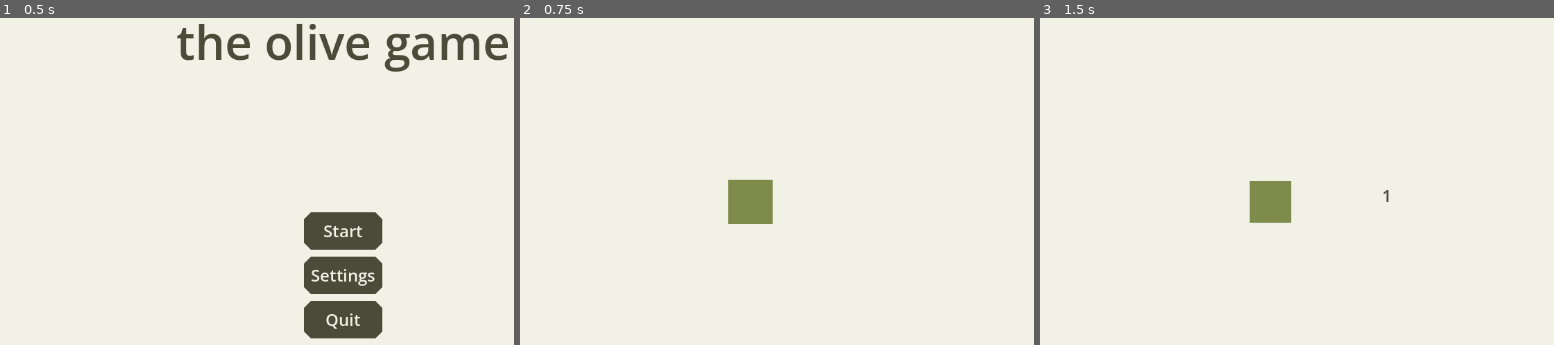
Above: before the commit, frames 1-3 (left to right).
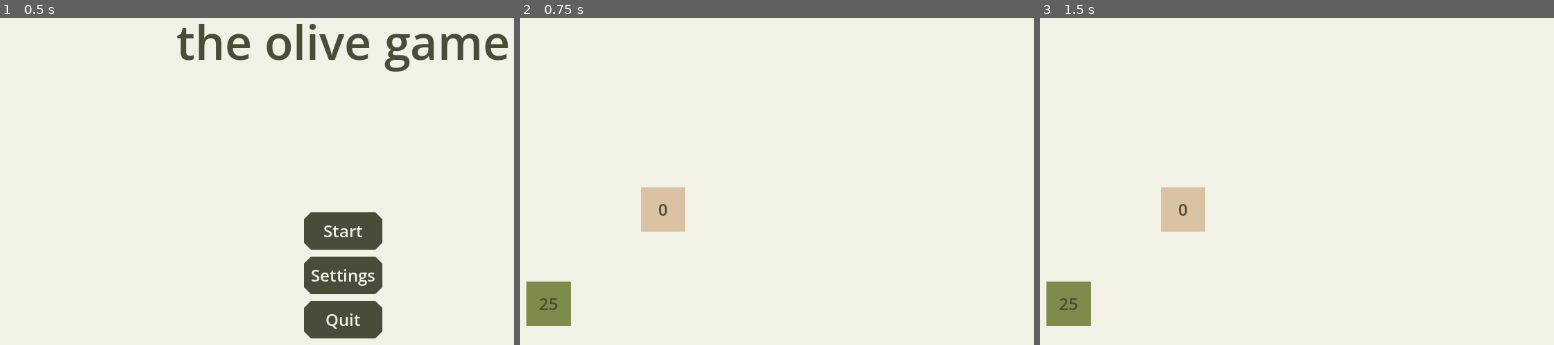
Above: after the commit, the same moments.

Repository: AntonioDell/mini-jam-203
Game: Godot game, scene res://main.tscn
The game is run twice, just before and just after one commit, with the same random seed, the same clock (stepped at 60 frames per second) and the same inputs.
Inputs (mouse positions are in pixels of both pictures, inside the frame that each line leads up to):
- Up to frame 1 (0.5 s): no input
- Up to frame 2 (0.75 s): click "Start" at 0.5 s
- Up to frame 3 (1.5 s): tap Enter at 1.25 s; move the mouse to (1271, 201) at 1.27 s; click (1271, 201) at 1.42 s

Frame 1 is identical in both runs. In frame 2, 3.6% of the frame differs, in the area x 1-50%, y 49-95%; in frame 3, 3.5%.

Commit message:
Add save game state for holder resources

Diff:
--- /dev/null
+++ b/globals/global_error_handler.gd
@@ -0,0 +1,6 @@
+extends Node
+
+
+func handle_error(source: Node, message: String):
+	push_error("Error in %s: %s" % [source.name, message])
+	get_tree().quit(1)
--- a/global_save_game_controller.gd
+++ b/globals/global_save_game_controller.gd
@@ -5,14 +5,16 @@
 
 
 const SAVE_GAME_PATH = "user://savegamedata.tres"
-
+const DEBUG_RESET_SAVE_GAME = false
 
 @export var save_game_data: SaveGameData
 
 
 func save():
 	var err := ResourceSaver.save(save_game_data, SAVE_GAME_PATH)
-	print("Save status: %s" % err)
+	if err != OK:
+		GlobalErrorHandler.handle_error(self, "Failed to save game with error %s" % err)
+	print("Game saved")
 
 
 func _ready():
@@ -24,9 +26,13 @@
 	game_loaded.emit(save_game_data)
 
 func _load_save_game() -> bool:
+	if DEBUG_RESET_SAVE_GAME:
+		return false
 	if ResourceLoader.exists(SAVE_GAME_PATH, "SaveGameData"):
-		print("Resource exists, loading...")
+		print("Saved game exists, loading...")
 		save_game_data = ResourceLoader.load(SAVE_GAME_PATH, "SaveGameData")
-		print("Loaded:\n'%s'" % JSON.stringify(save_game_data.settings_data))
 		return true
 	return false
+
+func _exit_tree():
+	save()
--- a/holder_resource.gd
+++ b/holder_resource.gd
@@ -2,11 +2,11 @@
 extends Resource
 
 
-signal amount_changed(value: int)
+signal amount_changed(new_value: int)
 signal amount_change_failed
 
 
-@export var amount: int = 20:
+@export var amount: int = 0:
 	set(value):
 		amount = value
 		amount_changed.emit(amount)
--- a/level.tscn
+++ b/level.tscn
@@ -4,7 +4,7 @@
 [ext_resource type="PackedScene" uid="uid://b4b7cvlcguvof" path="res://olive_collection/olive_collection_controller.tscn" id="2_0b4ue"]
 [ext_resource type="PackedScene" uid="uid://dl4d6w6yy6jvs" path="res://olive_collection/olive_tree.tscn" id="2_vonw3"]
 [ext_resource type="Script" uid="uid://dr2xkieskyly1" path="res://holder_resource.gd" id="3_oi3di"]
-[ext_resource type="PackedScene" uid="uid://dnhpqe5uidffi" path="res://olive_collection/olive_destination.tscn" id="5_f2txt"]
+[ext_resource type="PackedScene" uid="uid://dnhpqe5uidffi" path="res://olive_collection/olive_transporter.tscn" id="5_f2txt"]
 
 [sub_resource type="Gradient" id="Gradient_f2txt"]
 offsets = PackedFloat32Array(0.8429561)
@@ -15,7 +15,12 @@
 width = 1152
 height = 648
 
-[sub_resource type="Resource" id="Resource_oi3di"]
+[sub_resource type="Resource" id="Resource_1ainy"]
+script = ExtResource("3_oi3di")
+amount = 25
+metadata/_custom_type_script = "uid://dr2xkieskyly1"
+
+[sub_resource type="Resource" id="Resource_f2txt"]
 script = ExtResource("3_oi3di")
 metadata/_custom_type_script = "uid://dr2xkieskyly1"
 
@@ -27,10 +32,12 @@
 centered = false
 
 [node name="OliveCollectionController" parent="." unique_id=1931790365 instance=ExtResource("2_0b4ue")]
+destination_max_amount = 10
 
 [node name="OliveTreePlacement" parent="." unique_id=1680221023 instance=ExtResource("2_vonw3")]
-position = Vector2(413, 352)
-olives = SubResource("Resource_oi3di")
+position = Vector2(122, 499)
+olives = SubResource("Resource_1ainy")
 
-[node name="OliveDestination" parent="." unique_id=1043901175 instance=ExtResource("5_f2txt")]
-position = Vector2(574, 326)
+[node name="OliveTransporter" parent="." unique_id=1043901175 instance=ExtResource("5_f2txt")]
+position = Vector2(287, 363)
+olives = SubResource("Resource_f2txt")
--- /dev/null
+++ b/olive_collection/holder_resource_save_game.gd
@@ -0,0 +1,16 @@
+extends Node
+
+
+signal holder_resource_loaded(holder_resource: HolderResource)
+
+
+func register_holder_resource(node_name: String, initial_holder_resource: HolderResource) -> HolderResource:
+	var state = GlobalSaveGameController.save_game_data.game_state
+	if node_name in state:
+		print("wow")
+		holder_resource_loaded.emit(state[node_name])
+	else:
+		state[node_name] = initial_holder_resource
+	state[node_name].amount_changed.connect(func(_x): GlobalSaveGameController.save())
+
+	return state[node_name]
--- /dev/null
+++ b/olive_collection/holder_resource_save_game.tscn
@@ -0,0 +1,6 @@
+[gd_scene format=3 uid="uid://begi2xobvn5km"]
+
+[ext_resource type="Script" uid="uid://cnuxh17l3df5l" path="res://olive_collection/holder_resource_save_game.gd" id="1_dkhru"]
+
+[node name="HolderResourceSaveGame" type="Node" unique_id=1430807298]
+script = ExtResource("1_dkhru")
--- a/olive_collection/olive_destination.tscn
+++ /dev/null
@@ -1,20 +0,0 @@
-[gd_scene format=3 uid="uid://dnhpqe5uidffi"]
-
-[ext_resource type="Script" uid="uid://d25361r47iv7p" path="res://olive_collection/olive_destination.gd" id="1_d1ety"]
-[ext_resource type="Script" uid="uid://dr2xkieskyly1" path="res://holder_resource.gd" id="2_hm4kd"]
-[ext_resource type="Theme" uid="uid://cnjgl72dvtjf4" path="res://theme.tres" id="3_rwybj"]
-
-[sub_resource type="Resource" id="Resource_1legf"]
-script = ExtResource("2_hm4kd")
-amount = 0
-metadata/_custom_type_script = "uid://dr2xkieskyly1"
-
-[node name="OliveDestination" type="Node2D" unique_id=1043901175]
-script = ExtResource("1_d1ety")
-olives = SubResource("Resource_1legf")
-
-[node name="Label" type="RichTextLabel" parent="." unique_id=1539593498]
-offset_right = 40.0
-offset_bottom = 23.0
-theme = ExtResource("3_rwybj")
-fit_content = true
--- a/olive_collection/olive_destination.gd
+++ b/olive_collection/olive_transporter.gd
@@ -3,6 +3,10 @@
 @export var olives: HolderResource
 
 func _ready():
+	olives = $OlivesSaveGame.register_holder_resource(name, olives)
 	var controller: OliveCollectionController = get_tree().get_first_node_in_group("OliveCollectionController")
 	controller.register_desitnation(olives)
-	olives.amount_changed.connect(func(amount): $Label.text = str(amount))
+	_setup_children()
+
+func _setup_children():
+	$OliveTransporterView.setup(olives)
--- /dev/null
+++ b/olive_collection/olive_transporter.tscn
@@ -0,0 +1,14 @@
+[gd_scene format=3 uid="uid://dnhpqe5uidffi"]
+
+[ext_resource type="Script" uid="uid://d25361r47iv7p" path="res://olive_collection/olive_transporter.gd" id="1_d1ety"]
+[ext_resource type="PackedScene" uid="uid://begi2xobvn5km" path="res://olive_collection/holder_resource_save_game.tscn" id="2_6c6q1"]
+[ext_resource type="PackedScene" uid="uid://jc2ax3oafrlj" path="res://olive_collection/olive_transporter_view.tscn" id="3_y6hwv"]
+
+[node name="OliveTransporter" type="Node2D" unique_id=504175730]
+script = ExtResource("1_d1ety")
+
+[node name="OlivesSaveGame" parent="." unique_id=1430807298 instance=ExtResource("2_6c6q1")]
+
+[node name="OliveTransporterView" parent="." unique_id=1231848277 instance=ExtResource("3_y6hwv")]
+
+[node name="Node2D" type="Node2D" parent="." unique_id=1767878051]
--- /dev/null
+++ b/olive_collection/olive_transporter_view.gd
@@ -0,0 +1,8 @@
+extends Node2D
+
+func setup(olives: HolderResource):
+	olives.amount_changed.connect(_on_amount_changed)
+	_on_amount_changed(olives.amount)
+
+func _on_amount_changed(amount: int):
+	$Label.text = "%s" % amount
--- /dev/null
+++ b/olive_collection/olive_transporter_view.tscn
@@ -0,0 +1,32 @@
+[gd_scene format=3 uid="uid://jc2ax3oafrlj"]
+
+[ext_resource type="Theme" uid="uid://cnjgl72dvtjf4" path="res://theme.tres" id="1_cknx2"]
+[ext_resource type="Script" uid="uid://bpbp6wrfb4etl" path="res://olive_collection/olive_transporter_view.gd" id="1_oymhs"]
+
+[sub_resource type="Gradient" id="Gradient_rwybj"]
+offsets = PackedFloat32Array(0.032332562)
+colors = PackedColorArray(0.8509804, 0.7607843, 0.63529414, 1)
+
+[sub_resource type="GradientTexture2D" id="GradientTexture2D_1o84x"]
+gradient = SubResource("Gradient_rwybj")
+
+[node name="OliveTransporterView" type="Node2D" unique_id=1231848277]
+script = ExtResource("1_oymhs")
+
+[node name="Sprite2D" type="Sprite2D" parent="." unique_id=1935847201]
+texture = SubResource("GradientTexture2D_1o84x")
+
+[node name="Label" type="RichTextLabel" parent="." unique_id=952370263]
+offset_left = -32.0
+offset_top = -32.0
+offset_right = 32.0
+offset_bottom = 32.0
+size_flags_horizontal = 4
+size_flags_vertical = 4
+mouse_filter = 2
+theme = ExtResource("1_cknx2")
+text = "0
+"
+fit_content = true
+horizontal_alignment = 1
+vertical_alignment = 1
--- a/olive_collection/olive_tree.gd
+++ b/olive_collection/olive_tree.gd
@@ -1,15 +1,15 @@
+class_name OliveTree
 extends Node2D
 
 
 @export var olives: HolderResource
 
-var controller: OliveCollectionController
-
 
 func _ready():
-	controller = get_tree().get_first_node_in_group("OliveCollectionController")
+	olives = $OliveTreeSaveGame.register_holder_resource(name, olives)
 	_setup_children()
 
 func _setup_children():
+	var controller = get_tree().get_first_node_in_group("OliveCollectionController")
 	$OliveTreeView.setup(olives)
 	$OliveTreeInputArea.setup(olives, controller)
--- a/olive_collection/olive_tree.tscn
+++ b/olive_collection/olive_tree.tscn
@@ -3,10 +3,13 @@
 [ext_resource type="Script" uid="uid://dw2jdl2usdqx8" path="res://olive_collection/olive_tree.gd" id="1_yq5ov"]
 [ext_resource type="PackedScene" uid="uid://be0ple86o827j" path="res://olive_collection/olive_tree_view.tscn" id="2_8vonl"]
 [ext_resource type="PackedScene" uid="uid://bswejc7ynxy08" path="res://olive_collection/olive_tree_input_area.tscn" id="3_fxmnw"]
+[ext_resource type="PackedScene" uid="uid://begi2xobvn5km" path="res://olive_collection/holder_resource_save_game.tscn" id="4_5d438"]
 
 [node name="OliveTree" type="Node2D" unique_id=1680221023]
 script = ExtResource("1_yq5ov")
 
+[node name="OliveTreeSaveGame" parent="." unique_id=1430807298 instance=ExtResource("4_5d438")]
+
 [node name="OliveTreeView" parent="." unique_id=202196002 instance=ExtResource("2_8vonl")]
 
 [node name="OliveTreeInputArea" parent="." unique_id=719354934 instance=ExtResource("3_fxmnw")]
--- a/olive_collection/olive_tree_input_area.gd
+++ b/olive_collection/olive_tree_input_area.gd
@@ -2,20 +2,14 @@
 extends Area2D
 
 
-var olives: HolderResource
-var collector
+func setup(olives: HolderResource, collector: Node):
+	if not "try_collect" in collector:
+		GlobalErrorHandler.handle_error(self, "Setup failed, 'try_collect' not in %s" % collector.name)
 
+	if input_event.is_connected(_on_input_event):
+		input_event.disconnect(_on_input_event)
+	input_event.connect(_on_input_event.bind(olives, collector))
 
-func setup(olives: HolderResource, collector):
-	if not "try_collect" in collector:
-		push_error("Setup failed, collector needs function 'try_collect'")
-		get_tree().quit(1)
-	self.olives = olives
-	self.collector = collector
-
-func _ready():
-	input_event.connect(_on_input_event)
-
-func _on_input_event(viewport: Node, event: InputEvent, shape_idx: int):
+func _on_input_event(_viewport: Node, event: InputEvent, _shape_idx: int, olives: HolderResource, collector: Node):
 	if event is InputEventMouseButton and (event as InputEventMouseButton).pressed:
 		collector.try_collect(olives)
--- a/olive_collection/olive_tree_view.gd
+++ b/olive_collection/olive_tree_view.gd
@@ -13,17 +13,18 @@
 
 var current_tween: Tween
 func _on_olives_amount_changed(value: int):
+	_update_visuals(value)
+
 	if current_tween and current_tween.is_running():
 		current_tween.custom_step(.55)
 		current_tween.kill()
 	current_tween = create_tween()
 	current_tween.tween_property(sprite, "scale", Vector2(0.8,0.8), .25)
 	current_tween.tween_property(sprite, "scale", Vector2(1.0,1.0), .25)
-	await current_tween.finished
 
-	_update_visuals(value)
 
 func _update_visuals(value: int):
+	$Label.text = "%s" % value
 	if value == 0:
 		# TODO: Show empty tree
 		$Sprite2D.modulate = Color.WHITE.darkened(.5)
--- a/olive_collection/olive_tree_view.tscn
+++ b/olive_collection/olive_tree_view.tscn
@@ -1,6 +1,7 @@
 [gd_scene format=3 uid="uid://be0ple86o827j"]
 
 [ext_resource type="Script" uid="uid://qjmxvvct6rit" path="res://olive_collection/olive_tree_view.gd" id="1_mj5ss"]
+[ext_resource type="Theme" uid="uid://cnjgl72dvtjf4" path="res://theme.tres" id="2_fjdpp"]
 
 [sub_resource type="Gradient" id="Gradient_r8oxo"]
 offsets = PackedFloat32Array(1)
@@ -14,3 +15,14 @@
 
 [node name="Sprite2D" type="Sprite2D" parent="." unique_id=1564127246]
 texture = SubResource("GradientTexture2D_8vonl")
+
+[node name="Label" type="RichTextLabel" parent="." unique_id=750236965]
+offset_left = -32.0
+offset_top = -32.0
+offset_right = 32.0
+offset_bottom = 32.0
+mouse_filter = 2
+theme = ExtResource("2_fjdpp")
+fit_content = true
+horizontal_alignment = 1
+vertical_alignment = 1
--- a/project.godot
+++ b/project.godot
@@ -23,6 +23,7 @@
 
 GlobalSaveGameController="*uid://ckdjbfct2hgg"
 GlobalSettingsController="*uid://dfx2atictc2u"
+GlobalErrorHandler="*uid://d03gbfl8om7ty"
 
 [global_group]
 
--- a/save_game_data.gd
+++ b/save_game_data.gd
@@ -3,6 +3,8 @@
 
 
 @export var settings_data: SettingsData
+@export var game_state: Dictionary
 
 func _init():
 	settings_data = SettingsData.new()
+	game_state = {}
--- /dev/null
+++ b/travel/olive_transporter_input_area.gd
@@ -0,0 +1,16 @@
+class_name OliveTransporterInputArea
+extends Area2D
+
+
+func setup(olive_transporter: TravelResource, controller: Node):
+	if "transporter_clicked" not in controller:
+		GlobalErrorHandler.handle_error(self, "Setup failed, 'transporter_clicked' not in %s" % controller.name)
+
+	if input_event.is_connected(_on_input_event):
+		input_event.disconnect(_on_input_event)
+	input_event.connect(_on_input_event.bind(olive_transporter, controller))
+
+
+func _on_input_event(_viewport: Node, event: InputEvent, _shape_idx: int, olive_transporter: TravelResource, controller: Node):
+	if event is InputEventMouseButton and (event as InputEventMouseButton).pressed:
+		controller.transporter_clicked(olive_transporter)
--- /dev/null
+++ b/travel/olive_transporter_input_area.tscn
@@ -0,0 +1,12 @@
+[gd_scene format=3 uid="uid://sqph21mpywcq"]
+
+[ext_resource type="Script" uid="uid://bvwecwhdd8o7f" path="res://travel/olive_transporter_input_area.gd" id="1_aotci"]
+
+[sub_resource type="RectangleShape2D" id="RectangleShape2D_omhk7"]
+size = Vector2(64, 64)
+
+[node name="OliveTransporterInputArea" type="Area2D" unique_id=717562846]
+script = ExtResource("1_aotci")
+
+[node name="CollisionShape2D" type="CollisionShape2D" parent="." unique_id=207013348]
+shape = SubResource("RectangleShape2D_omhk7")
--- /dev/null
+++ b/travel/olive_transporter_travel_controller.gd
@@ -0,0 +1,9 @@
+class_name OliveTransporterTravelController
+extends Node2D
+
+
+func transporter_clicked(transporter: TravelResource):
+	pass
+
+func register_path(path: TravelPath):
+	pass
--- /dev/null
+++ b/travel/olive_transporter_travel_controller.tscn
@@ -0,0 +1,6 @@
+[gd_scene format=3 uid="uid://bv3ucdmnvggon"]
+
+[ext_resource type="Script" uid="uid://c76ghr2bjom6d" path="res://travel/olive_transporter_travel_controller.gd" id="1_6614c"]
+
+[node name="OliveTransporterTravelController" type="Node2D" unique_id=4573142]
+script = ExtResource("1_6614c")
--- /dev/null
+++ b/travel/travel_resource.gd
@@ -0,0 +1,9 @@
+class_name TravelResource
+extends Resource
+
+
+signal path_travelled_changed(new_value: float)
+signal arrived(is_returned: bool)
+
+
+@export var path_travelled: float = 0.0
--- /dev/null
+++ b/travel/travel_resource.tres
@@ -0,0 +1,6 @@
+[gd_resource type="Resource" format=3 uid="uid://8rohtbnleslr"]
+
+[sub_resource type="GDScript" id="GDScript_lwv2s"]
+
+[resource]
+script = SubResource("GDScript_lwv2s")
Not shown, added: globals/global_error_handler.gd.uid
Renamed: global_save_game_controller.gd.uid -> globals/global_save_game_controller.gd.uid
Renamed: global_settings_controller.gd -> globals/global_settings_controller.gd
Renamed: global_settings_controller.gd.uid -> globals/global_settings_controller.gd.uid
Not shown, added: olive_collection/holder_resource_save_game.gd.uid
Renamed: olive_collection/olive_destination.gd.uid -> olive_collection/olive_transporter.gd.uid
Not shown, added: olive_collection/olive_transporter_view.gd.uid
Not shown, added: travel/olive_transporter_input_area.gd.uid
Not shown, added: travel/olive_transporter_travel_controller.gd.uid
Not shown, added: travel/travel_resource.gd.uid
